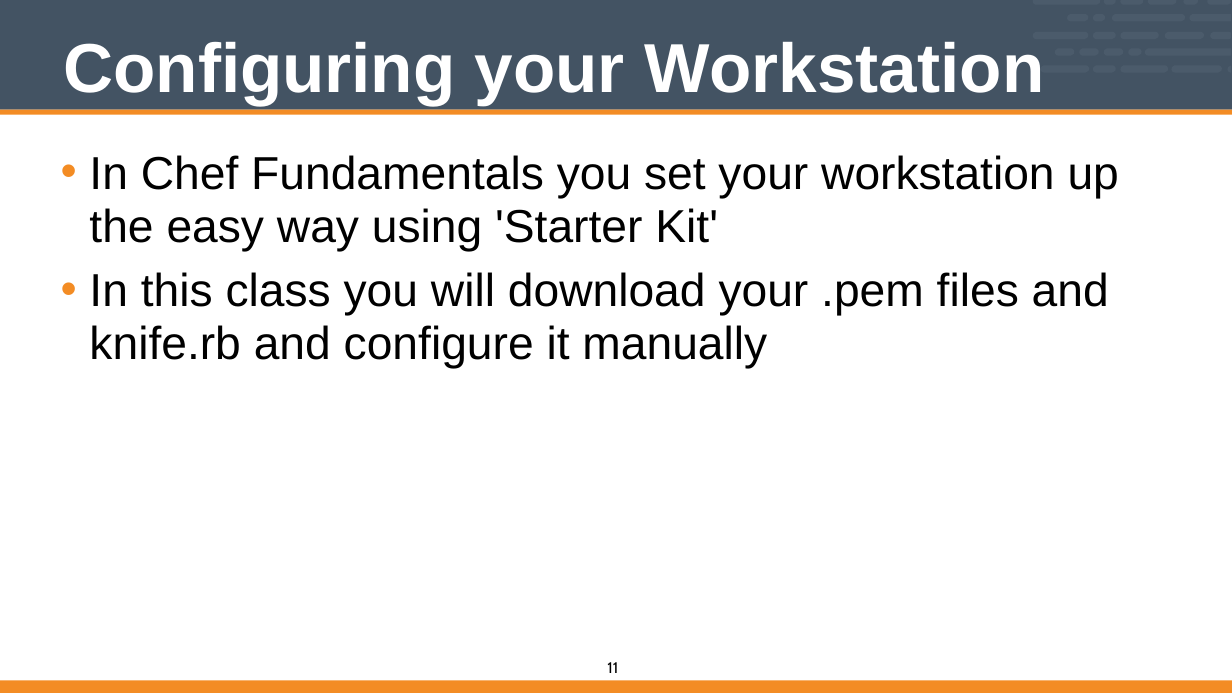
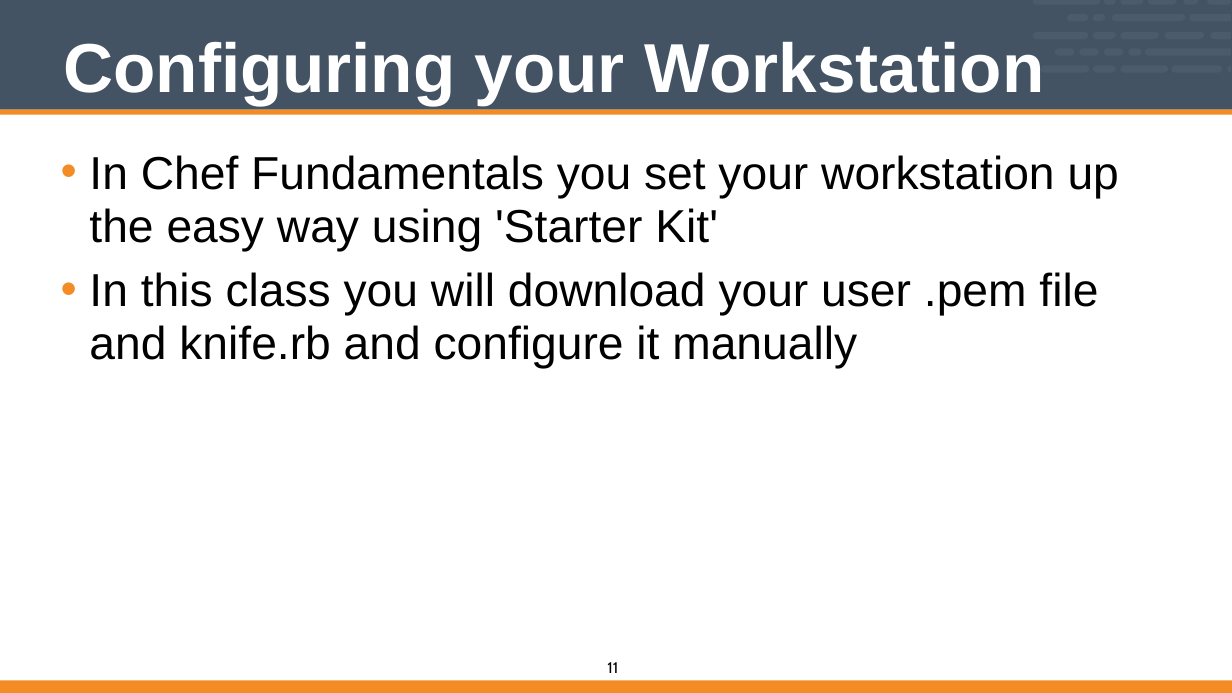
Before and after one commit to vinyar/chef-intermediate, a slide deck: slide 11 of Modules/02-Chef_Intermediate.pptx. Drawn at 1232x693 pixels with LibreOffice and Linux fonts; fonts in the diff are those of the drawing. Boxes give left, top, right and bottom in pixels: in the first picture for what was removed or moved away, otherwise in the second. Text is boxed around its words. In the diff, an @@ line names an element or a change of style, - is before the commit and + after.

```diff
--- a/Modules/02-Chef_Intermediate.pptx
+++ b/Modules/02-Chef_Intermediate.pptx
@@ text at [89,272,1098,369]: text changed @@
-• In this class you will download your .pem files and knife.rb and configure it manually
+• In this class you will download your user .pem file and knife.rb and configure it manually
```
Also in this commit, not shown: 4 other slides changed.
